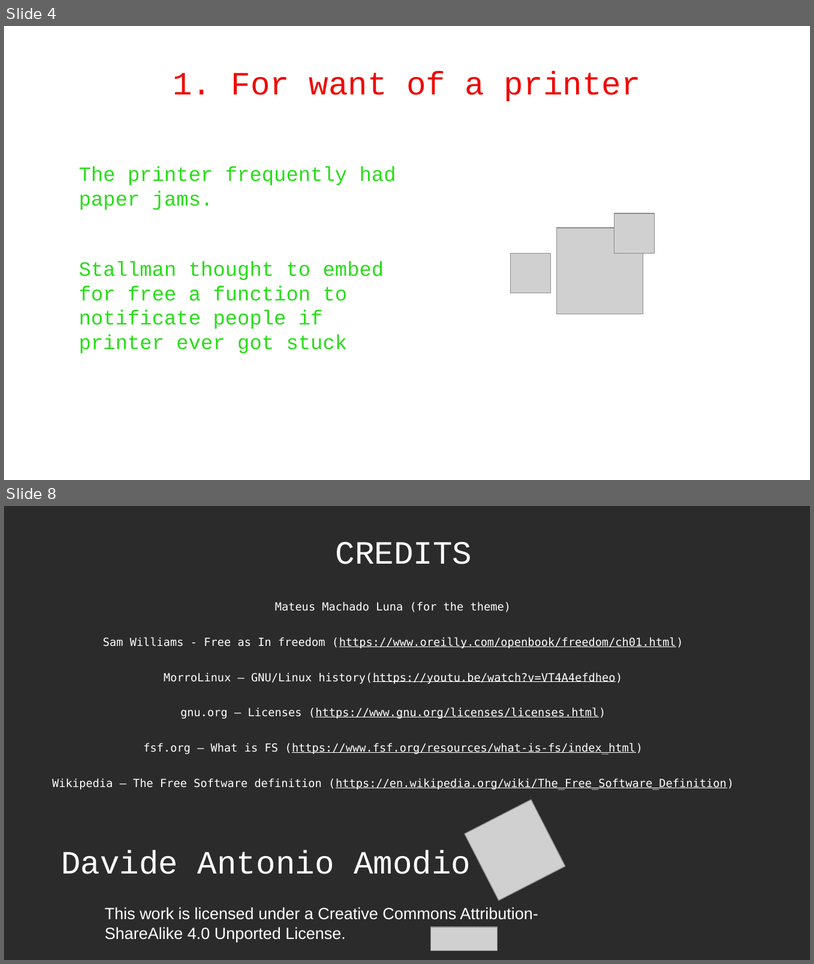
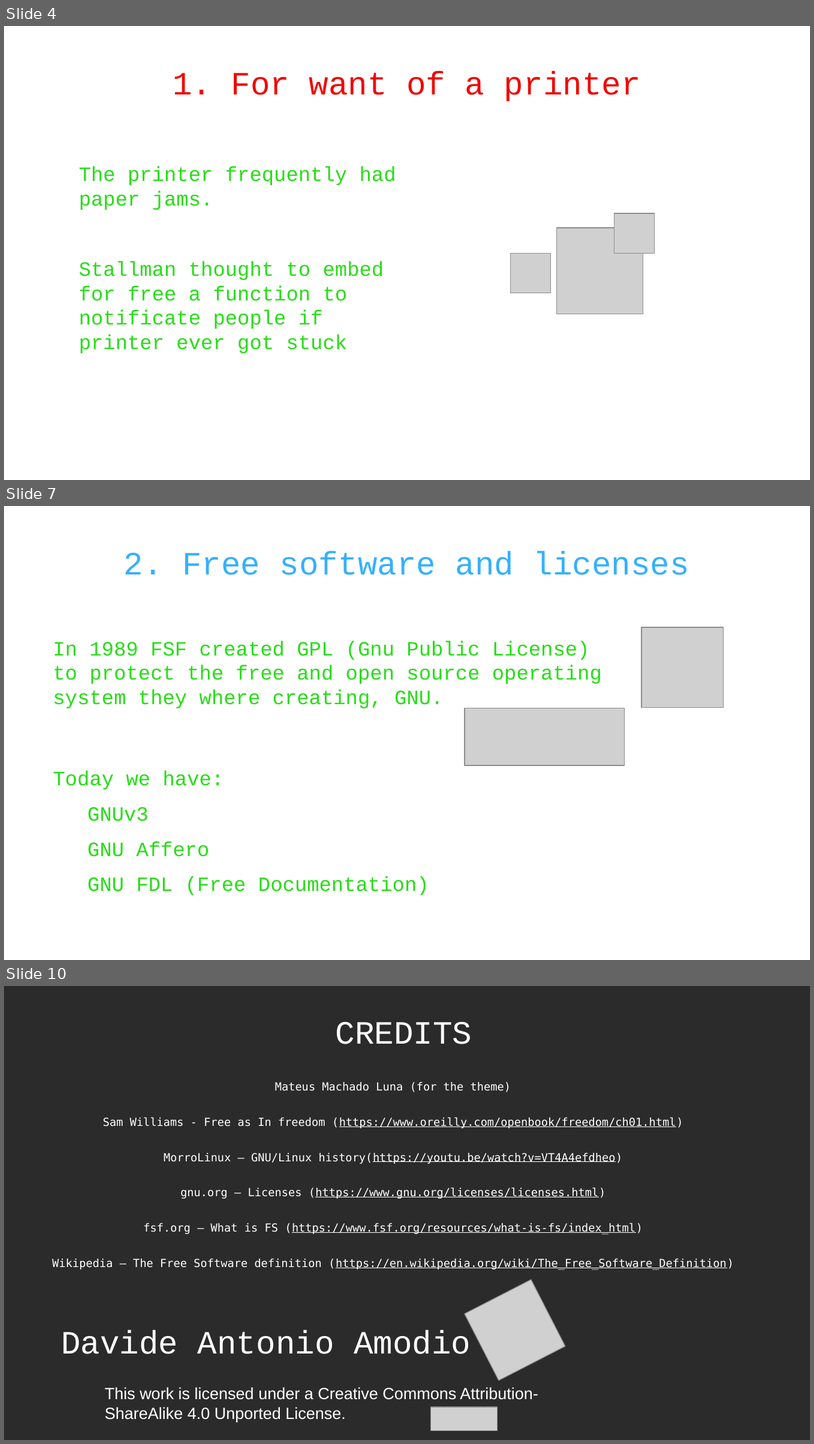
Before and after one commit to WAPEETY/open-source-presentation, a slide deck: open_source.odp. Shown one above the other, each under a label of ours: slides 4 and 8 before the commit, slides 4, 7 and 10 after it; the slides between them are not shown. The pictures are 814x964 and 814x1444 pixels, drawn with LibreOffice and Linux fonts; fonts in the diff are those of the drawing; grey boxes stand for pictures; background and template pictures are left out; a plain dark background stands for a picture behind light text. Boxes give left, top, right and bottom in pixels: in the first picture for what was removed or moved away, otherwise in the second. Text is boxed around its words. In the diff, an @@ line names an element or a change of style, - is before the commit and + after.

Commit message:
added licenses and GNU/Linux, TODO: conlusion with charts and stuff

```diff
--- a/open_source.odp
+++ b/open_source.odp
@@ slide 7 added at bbox=[4, 506, 810, 960], background picture (left out) @@
@@ title added at bbox=[124, 552, 690, 575], 32 pt, text #35B0FD @@
+2. Free software and licenses
@@ picture added at bbox=[642, 627, 724, 708] @@
@@ text added at bbox=[53, 640, 602, 708], 20 pt, text #27DD17 @@
+In 1989 FSF created GPL (Gnu Public License) to protect the free and open source operating system they where creating, GNU.
@@ picture added at bbox=[465, 708, 625, 765] @@
@@ text added at bbox=[53, 771, 429, 895], 20 pt, text #27DD17 @@
+Today we have:
+● GNUv3
+● GNU Affero
+● GNU FDL (Free Documentation)
@@ what was slide 8 is now slide 10 @@
```
Also in this commit, not shown: 4 slides changed, 1 other slide added, 3 other files.
